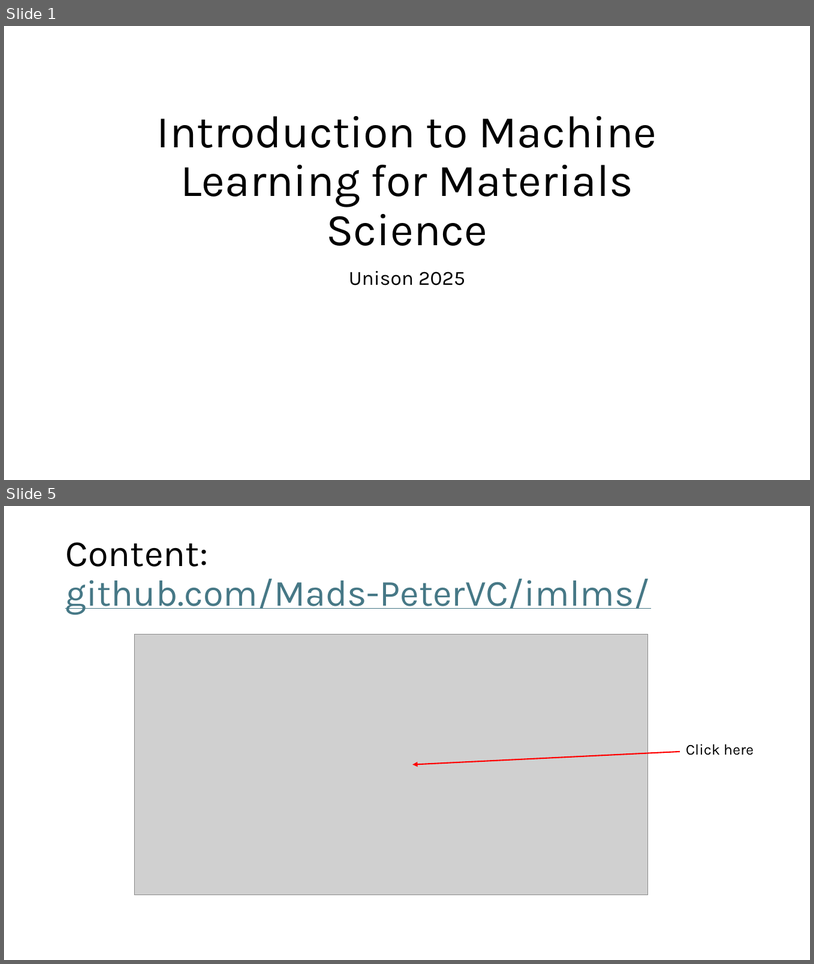
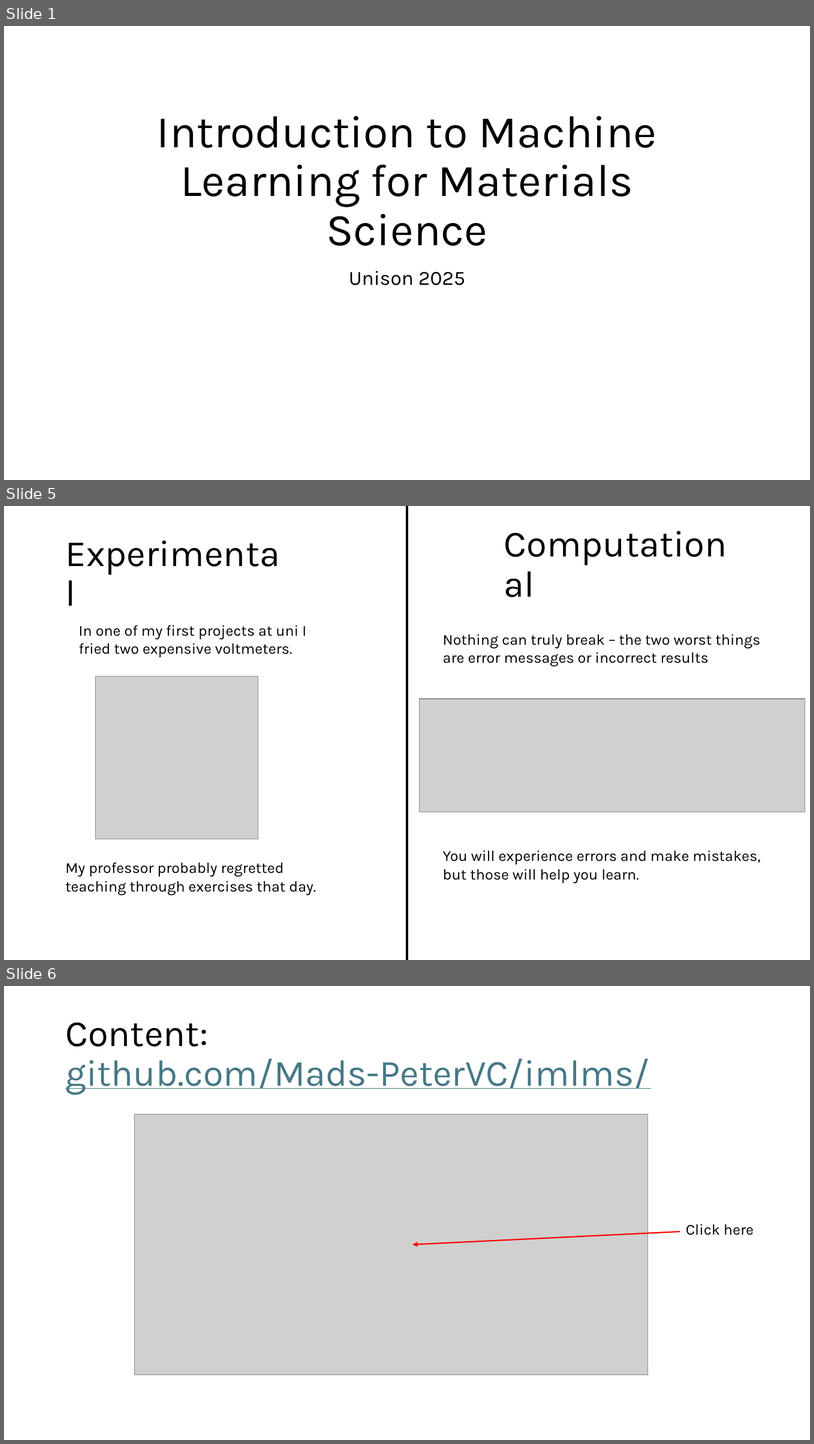
Before and after one commit to Mads-PeterVC/imlms, a slide deck: lessons/lesson_1/slides_lesson_1.pptx. Shown one above the other, each under a label of ours: slides 1 and 5 before the commit, slides 1, 5 and 6 after it; the slides between them are not shown. The pictures are 814x964 and 814x1444 pixels, drawn with LibreOffice and Linux fonts; fonts in the diff are those of the drawing; grey boxes stand for pictures. Boxes give left, top, right and bottom in pixels: in the first picture for what was removed or moved away, otherwise in the second. Text is boxed around its words. In the diff, an @@ line names an element or a change of style, - is before the commit and + after.

```diff
--- a/lessons/lesson_1/slides_lesson_1.pptx
+++ b/lessons/lesson_1/slides_lesson_1.pptx
@@ slide 5 added at (4,506,810,960), background #FFFFFF @@
@@ line added from (408, 506) to (408, 960), #000000 3 pt @@
@@ text added at (498,521,749,609), 44 pt, text #000000 @@
+Computational
@@ title added at (60,530,292,618), 44 pt, text #000000 @@
+Experimental
@@ text added at (79,625,306,657), 18 pt, text #000000 @@
+In one of my first projects at uni I fried two expensive voltmeters.
@@ text added at (443,634,761,666), 18 pt, text #000000 @@
+Nothing can truly break – the two worst things
+are error messages or incorrect results
@@ picture added at (95,676,258,840) @@
@@ picture added at (420,699,806,811) @@
@@ text added at (65,862,316,895), 18 pt, text #000000 @@
+My professor probably regretted teaching through exercises that day.
@@ text added at (443,850,761,883), 18 pt, text #000000 @@
+You will experience errors and make mistakes, but those will help you learn.
@@ what was slide 5 is now slide 6 @@
```
Also in this commit, not shown: 2 slides changed, 5 other slides added, 2 slides removed.
